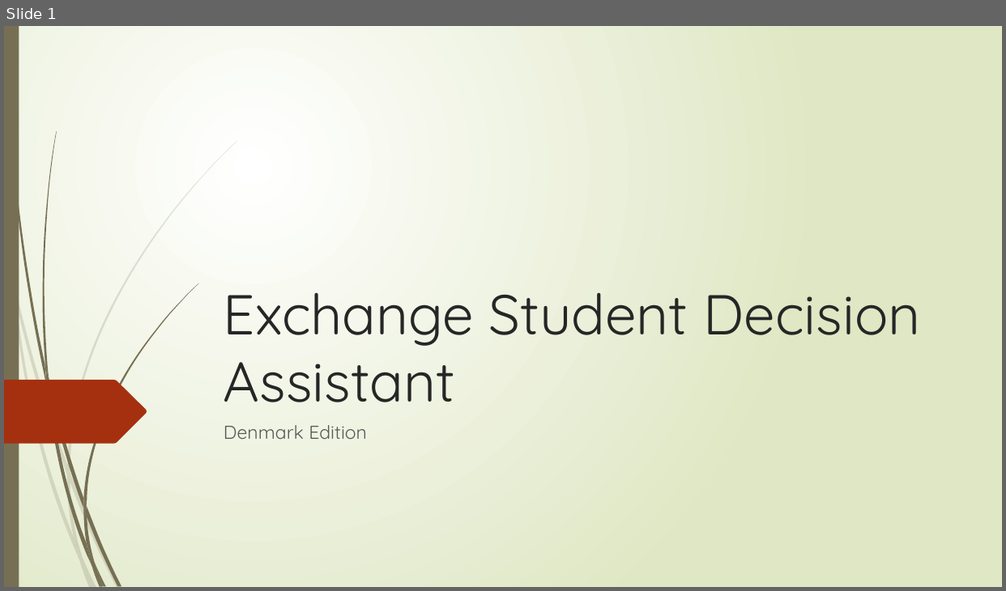
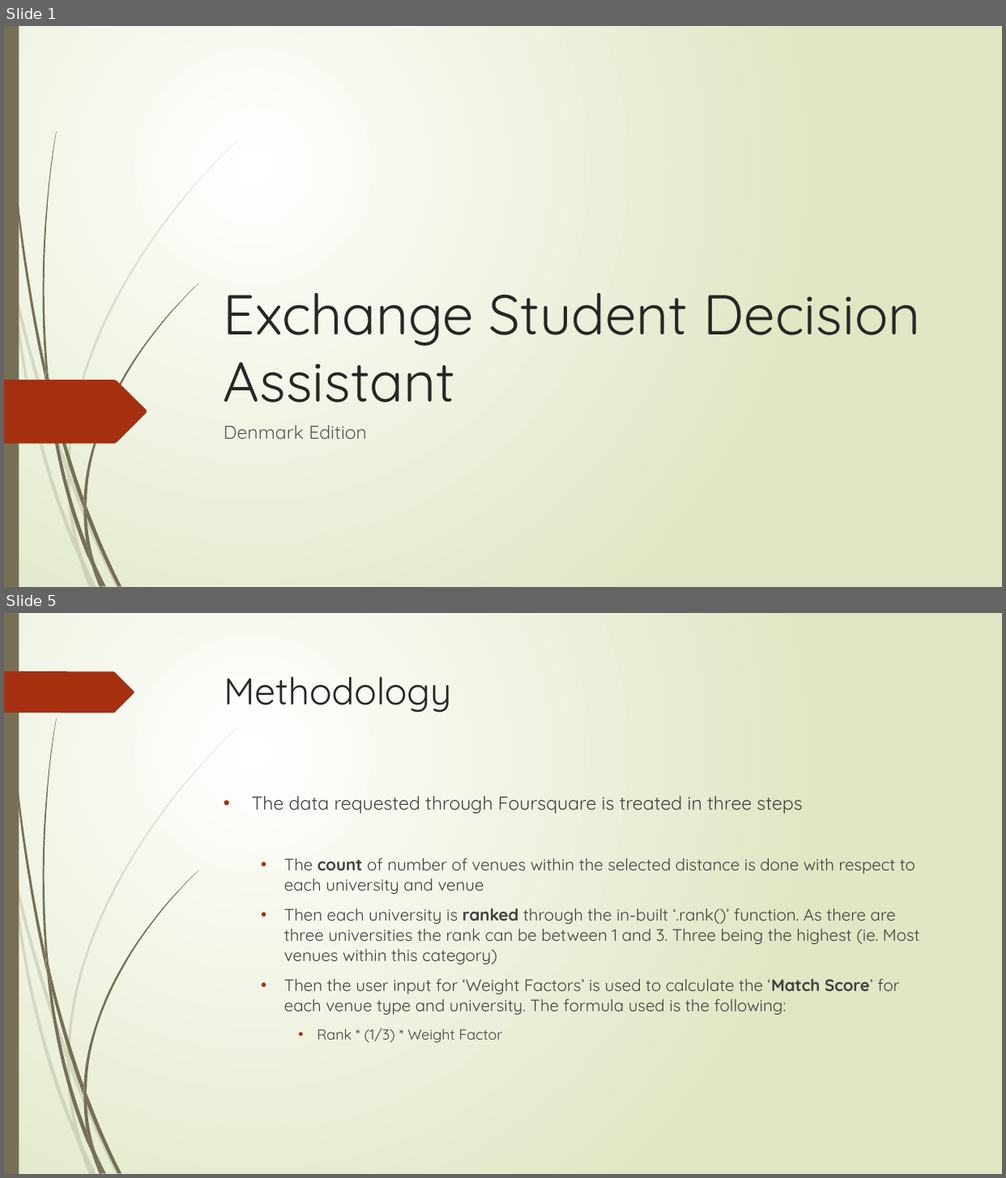
Before and after one commit to VintageVinyl/Coursera_Capstone, a slide deck: Exchange Student Decision Assistant.pptx. Shown one above the other, each under a label of ours: slide 1 before the commit, slides 1 and 5 after it; the slides between them are not shown. The pictures are 1006x591 and 1006x1178 pixels, drawn with LibreOffice and Linux fonts; fonts in the diff are those of the drawing. Boxes give left, top, right and bottom in pixels: in the first picture for what was removed or moved away, otherwise in the second. Text is boxed around its words. In the diff, an @@ line names an element or a change of style, - is before the commit and + after.

```diff
--- a/Exchange Student Decision Assistant.pptx
+++ b/Exchange Student Decision Assistant.pptx
@@ slide 5 added at (4,613,1002,1174), background gradient #FFFFFF to #DFE8C4; not listed: 23 template elements that a slide beside it also shows @@
@@ freeform shape added at (4,671,134,713), fill #A53010 @@
@@ title added at (224,677,451,713), 36 pt, text #262626 @@
+Methodology
@@ text added at (252,796,920,1043), 16 pt, text #404040 @@
+• The data requested through Foursquare is treated in three steps
+  • The count of number of venues within the selected distance is done with respect to each university and venue
+  • Then each university is ranked through the in-built ‘.rank()’ function. As there are three universities the rank can be between 1 and 3. Three being the highest (ie. Most venues within this category)
+  • Then the user input for ‘Weight Factors’ is used to calculate the ‘Match Score’ for each venue type and university. The formula used is the following:
+    • Rank * (1/3) * Weight Factor
```
Also in this commit, not shown: 10 other slides added, 5 slides removed.
